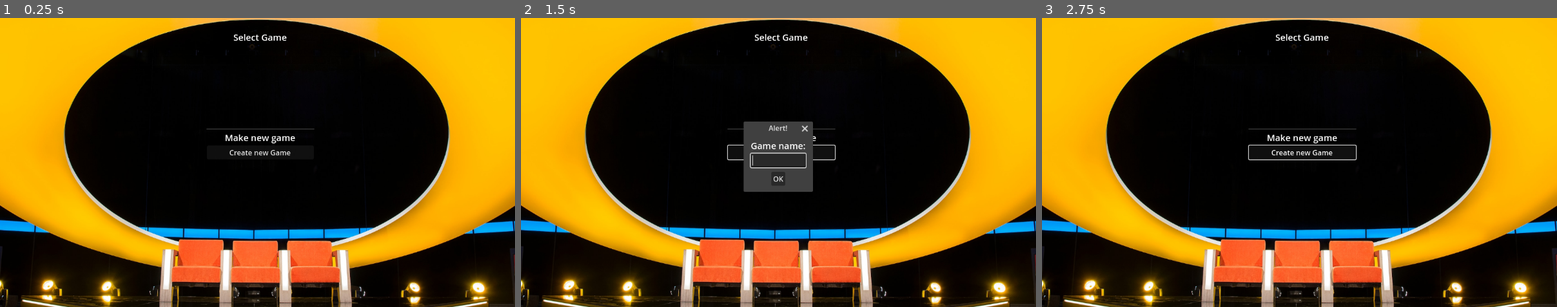
Above: before the commit, frames 1-3 (left to right).
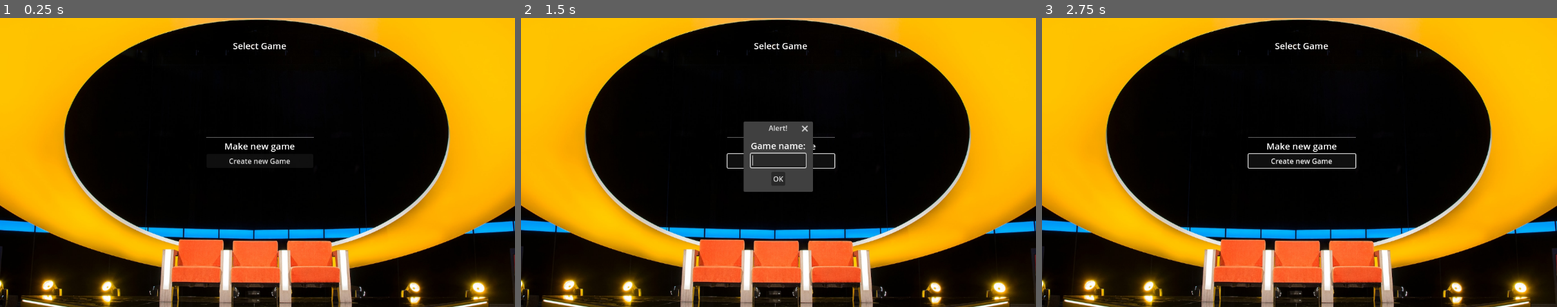
Above: after the commit, the same moments.

Repository: julesbauw/DeSlimsteMensMaker
Game: Godot game, scene res://scenes/menu.tscn
Same seed, same stepped clock (60 frames per second), same inputs: the game is played once before the commit and once after it. The engine's default icon, where the game draws it, is replaced by a stand-in: a white triangle on a blue panel in a dark square.
Inputs:
- Up to frame 1 (0.25 s): no input
- Up to frame 2 (1.5 s): click "Create new Game" at 0.5 s; click "Create new Game" at 1.25 s
- Up to frame 3 (2.75 s): click "OK" at 2 s

The runs differ from the first frame. In frame 1, 0.9% of the frame differs, in the area x 40-62%, y 5-51%; in frame 2, 0.4%; in frame 3, 1.1%, in the area x 39-62%, y 5-53%.

Commit message:
UI state machines

Diff:
--- /dev/null
+++ b/scenes/PlayerUI.gd
@@ -0,0 +1,9 @@
+extends VBoxContainer
+
+class_name  PlayerUI
+
+@export var name_label:Label
+
+
+
+#func set_player(Player player):
--- a/scenes/menu.tscn
+++ b/scenes/menu.tscn
@@ -1,15 +1,12 @@
 [gd_scene load_steps=6 format=3 uid="uid://bhwl4e7fdrfo3"]
 
-[ext_resource type="Script" uid="uid://bw837kucbrn8k" path="res://scripts/menu.gd" id="1_4ytvr"]
+[ext_resource type="Script" uid="uid://bw837kucbrn8k" path="res://scripts/Menu/state_machine_ui.gd" id="1_4ytvr"]
 [ext_resource type="AudioStream" uid="uid://bsxt05fdyl2is" path="res://resources/audio/music.mp3" id="1_vjb58"]
 [ext_resource type="Texture2D" uid="uid://cspx7dqqa5mdb" path="res://resources/images/back2.jpeg" id="2_con2f"]
 [ext_resource type="PackedScene" uid="uid://qbaveq8wf24l" path="res://scenes/start_game_UI.tscn" id="4_4ytvr"]
 [ext_resource type="PackedScene" uid="uid://ul0tf1hkepw6" path="res://scenes/menuUI.tscn" id="4_mhnvy"]
 
-[node name="Menu" type="Node2D" node_paths=PackedStringArray("start_game_ui", "game_select_ui")]
-script = ExtResource("1_4ytvr")
-start_game_ui = NodePath("StartGameUI")
-game_select_ui = NodePath("game_select")
+[node name="Menu" type="Node2D"]
 
 [node name="AudioListener2D" type="AudioListener2D" parent="."]
 
@@ -25,15 +22,29 @@
 
 [node name="Camera2D" type="Camera2D" parent="."]
 
-[node name="game_select" parent="." instance=ExtResource("4_mhnvy")]
+[node name="StateMachineUI" type="Control" parent="." node_paths=PackedStringArray("initial_state")]
+layout_mode = 3
+anchors_preset = 0
+offset_left = -21.0
+offset_top = 19.0
+offset_right = 19.0
+offset_bottom = 59.0
+script = ExtResource("1_4ytvr")
+initial_state = NodePath("game_select")
+metadata/_custom_type_script = "uid://bw837kucbrn8k"
+
+[node name="game_select" parent="StateMachineUI" instance=ExtResource("4_mhnvy")]
+layout_mode = 1
 offset_left = 6.0
 offset_top = -295.0
 offset_right = 6.0
 offset_bottom = -295.0
 
-[node name="StartGameUI" parent="." instance=ExtResource("4_4ytvr")]
+[node name="StartGameUI" parent="StateMachineUI" instance=ExtResource("4_4ytvr")]
 visible = false
+layout_mode = 1
 offset_left = -4.0
 offset_top = -173.0
 offset_right = -4.0
 offset_bottom = -173.0
+state = 1
--- a/scenes/menuUI.tscn
+++ b/scenes/menuUI.tscn
@@ -1,7 +1,7 @@
 [gd_scene load_steps=3 format=3 uid="uid://ul0tf1hkepw6"]
 
 [ext_resource type="LabelSettings" uid="uid://d0bm2ccwelpyo" path="res://menu/menu_text.tres" id="1_1qkbt"]
-[ext_resource type="Script" uid="uid://nhs16fywasjq" path="res://scripts/game_select.gd" id="1_34fkm"]
+[ext_resource type="Script" uid="uid://nhs16fywasjq" path="res://scripts/Menu/game_select_state.gd" id="1_34fkm"]
 
 [node name="Control" type="Control" node_paths=PackedStringArray("game_list", "name_input", "popup")]
 layout_mode = 3
--- a/scenes/player_ui.tscn
+++ b/scenes/player_ui.tscn
@@ -1,10 +1,12 @@
-[gd_scene load_steps=2 format=3 uid="uid://b4peqit17xsec"]
+[gd_scene load_steps=3 format=3 uid="uid://b4peqit17xsec"]
 
 [ext_resource type="Texture2D" uid="uid://cdjprr3xh7ang" path="res://icon.svg" id="1_eho8r"]
+[ext_resource type="Script" uid="uid://bisfi1f4h2hh" path="res://scenes/PlayerUI.gd" id="1_sk4pr"]
 
-[node name="VBoxContainer" type="VBoxContainer"]
+[node name="PlayerUI" type="VBoxContainer"]
 offset_right = 40.0
 offset_bottom = 40.0
+script = ExtResource("1_sk4pr")
 
 [node name="TextureRect" type="TextureRect" parent="."]
 layout_mode = 2
--- a/scenes/start_game_UI.tscn
+++ b/scenes/start_game_UI.tscn
@@ -1,6 +1,6 @@
 [gd_scene load_steps=4 format=3 uid="uid://qbaveq8wf24l"]
 
-[ext_resource type="Script" uid="uid://b4tjvre61t6le" path="res://scripts/start_game.gd" id="1_6dibe"]
+[ext_resource type="Script" uid="uid://b4tjvre61t6le" path="res://scripts/Menu/start_game_state.gd" id="1_6dibe"]
 [ext_resource type="LabelSettings" uid="uid://d0bm2ccwelpyo" path="res://menu/menu_text.tres" id="2_0oegl"]
 [ext_resource type="PackedScene" uid="uid://b4peqit17xsec" path="res://scenes/player_ui.tscn" id="3_0oegl"]
 
@@ -53,12 +53,8 @@
 
 [node name="HBoxContainer" type="HBoxContainer" parent="SelectGame"]
 layout_mode = 2
-alignment = 1
 
 [node name="Player_UI" parent="SelectGame/HBoxContainer" instance=ExtResource("3_0oegl")]
-layout_mode = 2
-
-[node name="VBoxContainer" parent="SelectGame/HBoxContainer" instance=ExtResource("3_0oegl")]
 layout_mode = 2
 
 [node name="VBoxContainer2" parent="SelectGame/HBoxContainer" instance=ExtResource("3_0oegl")]
--- a/scripts/game_select.gd
+++ b/scripts/Menu/game_select_state.gd
@@ -1,6 +1,6 @@
-extends Control
+extends StateUI
 
-class_name GameSelectUI
+class_name GameSelectState
 
 @export var game_list: VBoxContainer
 @export var name_input: LineEdit
@@ -10,14 +10,20 @@
 
 const ROUNDS_DIR := "resources/rounds/"
 
-var menu:Menu
+func enter_state():
+	super.enter_state()
+	# load UI of existing games
+	_load_games()
+	GameManager.reset()
+
+func leave_state():
+	super.leave_state()
 
 
 func _ready():
 	# check whether game directory exists, if not
+	self.state = state_machine.state.SELECT_GAME
 	_make_game_directory()
-	# load UI of existing games
-	_load_games()
 
 func _make_game_directory():
 	if not DirAccess.dir_exists_absolute(GAMES_DIR):
@@ -33,12 +39,11 @@
 		return
 
 	dir.list_dir_begin()
-	var name := dir.get_next()
-	while name != "":
-		print(name)
-		if dir.current_is_dir() and not name.begins_with("."):
-			_add_game(name)
-		name = dir.get_next()
+	var game_name := dir.get_next()
+	while game_name != "":
+		if dir.current_is_dir() and not game_name.begins_with("."):
+			_add_game(game_name)
+		game_name = dir.get_next()
 	dir.list_dir_end()
 
 func _add_game(game_name: String):
@@ -52,7 +57,7 @@
 func _select_game(game_name: String):
 	GameManager.GAME_NAME = game_name
 	print("Selected game:", GameManager.GAME_NAME)
-	menu._to_start_game_menu()
+	state_machine.switch_state(state_machine.state.START_GAME)
 
 func _on_create_game_pressed():
 	name_input.text = ""
@@ -84,6 +89,8 @@
 	dir.list_dir_begin()
 	var file_name := dir.get_next()
 
+	## rounds
+
 	while file_name != "":
 		if not dir.current_is_dir() and file_name.ends_with(".tres"):
 			print(file_name)
@@ -94,16 +101,43 @@
 
 			DirAccess.make_dir_absolute(round_directory)
 
+			# help text
+
 			var expl_file = FileAccess.open(round_directory + "/help.txt",FileAccess.WRITE)
+			if expl_file == null:
+				push_error("Could not open file: " + round_directory + "/help.txt")
 			expl_file.store_string(resource.help_text)
+			expl_file.close()
 
 			for question_file in resource.init_files:
-				print(question_file.name)
-				var file = FileAccess.open(round_directory + "/" + question_file.name,FileAccess.WRITE)
+				var file_path = round_directory + "/" + question_file.name
+				var file = FileAccess.open(file_path,FileAccess.WRITE)
+				if file == null:
+					push_error("Could not open file: " + file_path)
+					continue
 				file.store_string(question_file.questions)
+				file.close()
 
 			for question_dir_name in resource.init_dir:
 				DirAccess.make_dir_absolute(round_directory + "/" + question_dir_name)
 
 		file_name = dir.get_next()
+
+	## players
+
+	DirAccess.make_dir_absolute(path + "/players")
+	for i in range(3):
+		var file_path := path + "/players/player_example_" + str(i) + ".txt"
+		var file := FileAccess.open(file_path, FileAccess.WRITE)
+
+		if file == null:
+			push_error("Could not open file: " + file_path)
+			continue
+
+		file.store_string(
+			"name: Player" + str(i) + "\n" +
+			"start_score: 60\n"
+		)
+
+		file.close()
 	_load_games()
--- a/scripts/start_game.gd
+++ b/scripts/Menu/start_game_state.gd
@@ -1,21 +1,16 @@
-extends Control
-
-class_name StartGameUI
+extends StateUI
+class_name StartGameState
 
 
 @export var player_list: HBoxContainer
 @export var game_name: Label
 
-var menu:Menu
-
-
-
-func init_game():
+func enter_state():
+	super.enter_state()
 	game_name.text = GameManager.GAME_NAME
 
 func _on_return_button_pressed():
-	menu._to_game_select_menu()
-
+	state_machine.switch_state(state_machine.state.SELECT_GAME)
 
 func _on_start_game_pressed():
 	pass
--- /dev/null
+++ b/scripts/Menu/state_machine_ui.gd
@@ -0,0 +1,42 @@
+extends Control
+
+class_name StateMachineUI
+
+@export var initial_state:StateUI
+
+enum state {
+	SELECT_GAME,
+	START_GAME,
+	EDIT_GAME,
+}
+
+var states = {}
+
+var current_state:StateUI
+
+func _ready() -> void:
+
+	for child in self.get_children():
+		var child_state = child as StateUI
+		if (!child_state):
+			continue
+		child_state.state_machine = self
+		states[child_state.state] = child_state
+
+	if initial_state:
+		initial_state.enter_state()
+		current_state = initial_state
+
+
+func switch_state(new_state_enum:state):
+
+	var new_state = states.get(new_state_enum)
+
+	if (!new_state):
+		return
+
+	if current_state:
+		current_state.leave_state()
+
+	current_state = new_state
+	new_state.enter_state()
--- /dev/null
+++ b/scripts/Menu/state_ui.gd
@@ -0,0 +1,19 @@
+extends Control
+
+class_name StateUI
+
+
+"""
+This is an abstract class for states in a UI
+"""
+
+@export var state:StateMachineUI.state
+
+var state_machine:StateMachineUI
+
+
+func enter_state():
+    self.visible = true
+
+func leave_state():
+    self.visible = false
--- a/scripts/menu.gd
+++ /dev/null
@@ -1,29 +0,0 @@
-extends Node2D
-
-class_name Menu
-
-@export var start_game_ui:StartGameUI
-
-@export var game_select_ui:GameSelectUI
-
-
-
-func _ready() -> void:
-
-    _to_game_select_menu()
-    start_game_ui.menu = self
-    game_select_ui.menu = self
-
-
-
-
-func _to_start_game_menu():
-    # resets everything
-    start_game_ui.visible = true
-    game_select_ui.visible = false
-    start_game_ui.init_game()
-
-func _to_game_select_menu():
-    start_game_ui.visible = false
-    game_select_ui.visible = true
-    GameManager.reset()
Not shown, added: scenes/PlayerUI.gd.uid
Renamed: scripts/game_select.gd.uid -> scripts/Menu/game_select_state.gd.uid
Renamed: scripts/start_game.gd.uid -> scripts/Menu/start_game_state.gd.uid
Renamed: scripts/menu.gd.uid -> scripts/Menu/state_machine_ui.gd.uid
Not shown, added: scripts/Menu/state_ui.gd.uid
